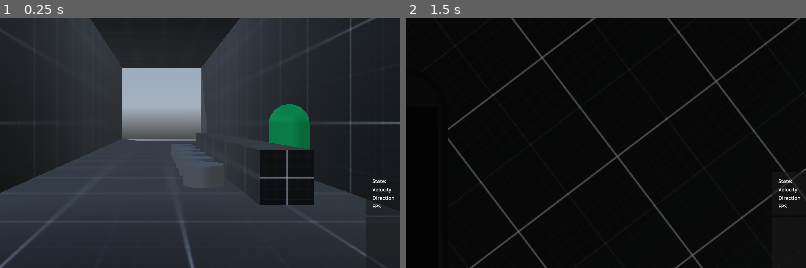
Above: before the commit, frames 1-2 (left to right).
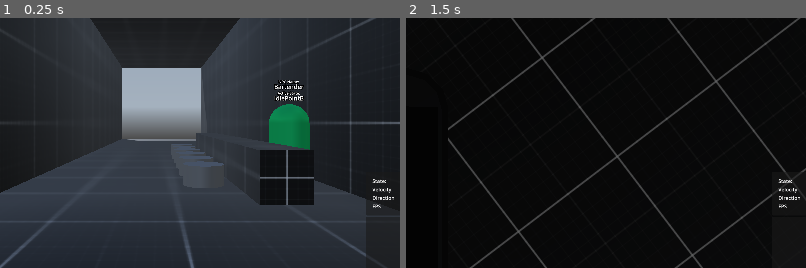
Above: after the commit, the same moments.

Repository: LucasMc17/One-Man-s-Trash
Game: Godot game, scene res://levels/root.tscn
Two runs of this game, one before a commit and one after it. Both use one fixed random seed, a clock stepped at 60 frames per second and the inputs below. A sky picture missing from this copy of the repository is replaced by a grey-blue gradient.
Inputs (mouse positions are % of the whole screen's width and height, from its top left):
- Up to frame 1 (0.25 s): no input
- Up to frame 2 (1.5 s): click (88, 99) at 0.52 s; type "12" at 0.6 s; tap Enter at 1.25 s; move the mouse to (55, 50) at 1.27 s; hold W (move_forward) from 1.28 s (still down); hold Tab (phone) from 1.28 s (still down); click (55, 50) at 1.42 s
The pictures show only the part of the screen within x 30-80%, y 29-79%; the shares and areas given below are measured in that part.

The runs differ from the first frame. In frame 1, 0.4% of the frame differs, in the area x 68-76%, y 24-34%; in frame 2, nothing differs.

Commit message:
debug panel for npcs

Diff:
--- /dev/null
+++ b/debug/npc_debug/npc_debug_panel.gd
@@ -0,0 +1,13 @@
+extends Node3D
+
+@onready var STATE = %StateValue
+var state : StringName:
+	set(val):
+		STATE.text = val
+		state = val
+
+@onready var NAME = %NameValue
+var npc_name : StringName:
+	set(val):
+		NAME.text = val
+		npc_name = val
--- /dev/null
+++ b/debug/npc_debug/npc_debug_panel.tscn
@@ -0,0 +1,38 @@
+[gd_scene load_steps=2 format=3 uid="uid://dg11xi7m44ms"]
+
+[ext_resource type="Script" uid="uid://bq26wuoc71etp" path="res://debug/npc_debug/npc_debug_panel.gd" id="1_3yg1c"]
+
+[node name="NPCDebugPanel" type="Node3D"]
+script = ExtResource("1_3yg1c")
+
+[node name="NameRow" type="Node3D" parent="."]
+transform = Transform3D(1, 0, 0, 0, 1, 0, 0, 0, 1, 0, 0.429222, 0)
+
+[node name="NameLabel" type="Label3D" parent="NameRow"]
+transform = Transform3D(1, 0, 0, 0, 1, 0, 0, 0, 1, 0, 0.13499, 0)
+billboard = 1
+no_depth_test = true
+text = "NPC Name:"
+font_size = 20
+
+[node name="NameValue" type="Label3D" parent="NameRow"]
+unique_name_in_owner = true
+billboard = 1
+no_depth_test = true
+text = "Name"
+
+[node name="StateRow" type="Node3D" parent="."]
+transform = Transform3D(1, 0, 0, 0, 1, 0, 0, 0, 1, 0, 0.122616, 0)
+
+[node name="StateLabel" type="Label3D" parent="StateRow"]
+transform = Transform3D(1, 0, 0, 0, 1, 0, 0, 0, 1, 0, 0.13499, 0)
+billboard = 1
+no_depth_test = true
+text = "Active State:"
+font_size = 20
+
+[node name="StateValue" type="Label3D" parent="StateRow"]
+unique_name_in_owner = true
+billboard = 1
+no_depth_test = true
+text = "State"
--- a/scenes/npcs/bartender/bartender.gd
+++ b/scenes/npcs/bartender/bartender.gd
@@ -20,6 +20,7 @@
 @onready var MP_B = %MP_B
 
 func _ready():
+	super()
 	MP_A.global_position = POINT_A
 	MP_B.global_position = POINT_B
 
--- a/scenes/npcs/base_npc.gd
+++ b/scenes/npcs/base_npc.gd
@@ -2,6 +2,7 @@
 class_name NPC extends CharacterBody3D
 
 @onready var STATE_MACHINE = %StateMachine
+@onready var DEBUG_PANEL = %NPCDebugPanel
 
 var gravity = ProjectSettings.get_setting("physics/3d/default_gravity")
 var current_state : NPCState:
@@ -12,3 +13,6 @@
 	if not is_on_floor():
 		velocity.y -= gravity * delta
 		move_and_slide()
+
+func _ready():
+	DEBUG_PANEL.npc_name = name
--- a/scenes/npcs/base_npc.tscn
+++ b/scenes/npcs/base_npc.tscn
@@ -1,9 +1,10 @@
-[gd_scene load_steps=10 format=3 uid="uid://buguuxwjtfcow"]
+[gd_scene load_steps=11 format=3 uid="uid://buguuxwjtfcow"]
 
 [ext_resource type="PackedScene" uid="uid://cc3i1lkhw8w7t" path="res://interactables/Interactable.tscn" id="1_65blf"]
 [ext_resource type="Script" uid="uid://44ewrqrvbb6h" path="res://scenes/npcs/base_npc.gd" id="1_wwrmc"]
 [ext_resource type="Script" uid="uid://cau1wg8ulku16" path="res://states/state_machine.gd" id="2_vy5f6"]
 [ext_resource type="Script" uid="uid://bunxtellu4roh" path="res://scenes/npcs/states/npc_idle_state.gd" id="4_iwxdd"]
+[ext_resource type="PackedScene" uid="uid://dg11xi7m44ms" path="res://debug/npc_debug/npc_debug_panel.tscn" id="5_0ji00"]
 
 [sub_resource type="CapsuleShape3D" id="CapsuleShape3D_6qnc6"]
 
@@ -50,3 +51,7 @@
 transform = Transform3D(1, 0, 0, 0, 1, 0, 0, 0, 1, 0, 1, 0)
 mesh = SubResource("CapsuleMesh_65blf")
 skeleton = NodePath("../CollisionShape3D")
+
+[node name="NPCDebugPanel" parent="." instance=ExtResource("5_0ji00")]
+unique_name_in_owner = true
+transform = Transform3D(1, 0, 0, 0, 1, 0, 0, 0, 1, 0, 2.04068, 0)
--- a/scenes/npcs/states/npc_state.gd
+++ b/scenes/npcs/states/npc_state.gd
@@ -10,3 +10,6 @@
 func physics_update(delta):
 	if _gravity_enabled:
 		ACTOR.update_gravity(delta)
+
+func enter(_prev_state, _ext):
+	ACTOR.DEBUG_PANEL.state = name
Not shown, added: debug/npc_debug/npc_debug_panel.gd.uid
